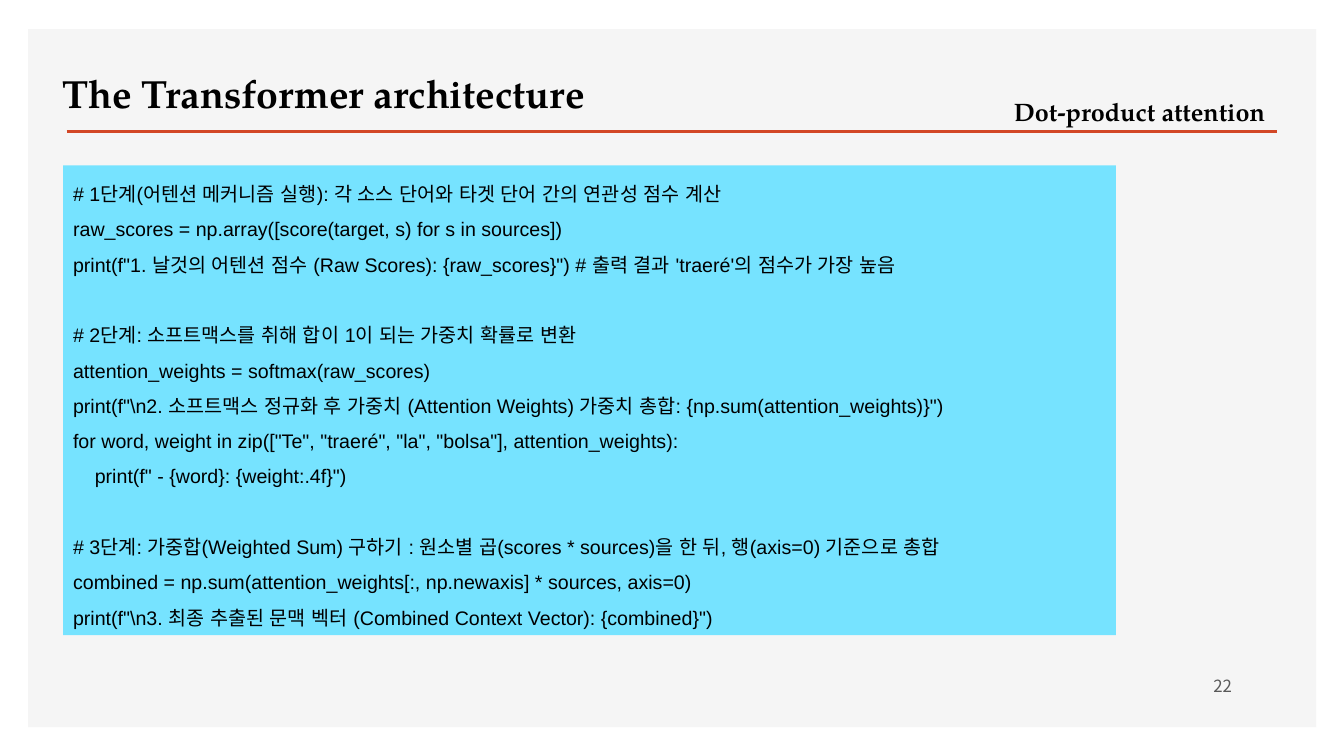
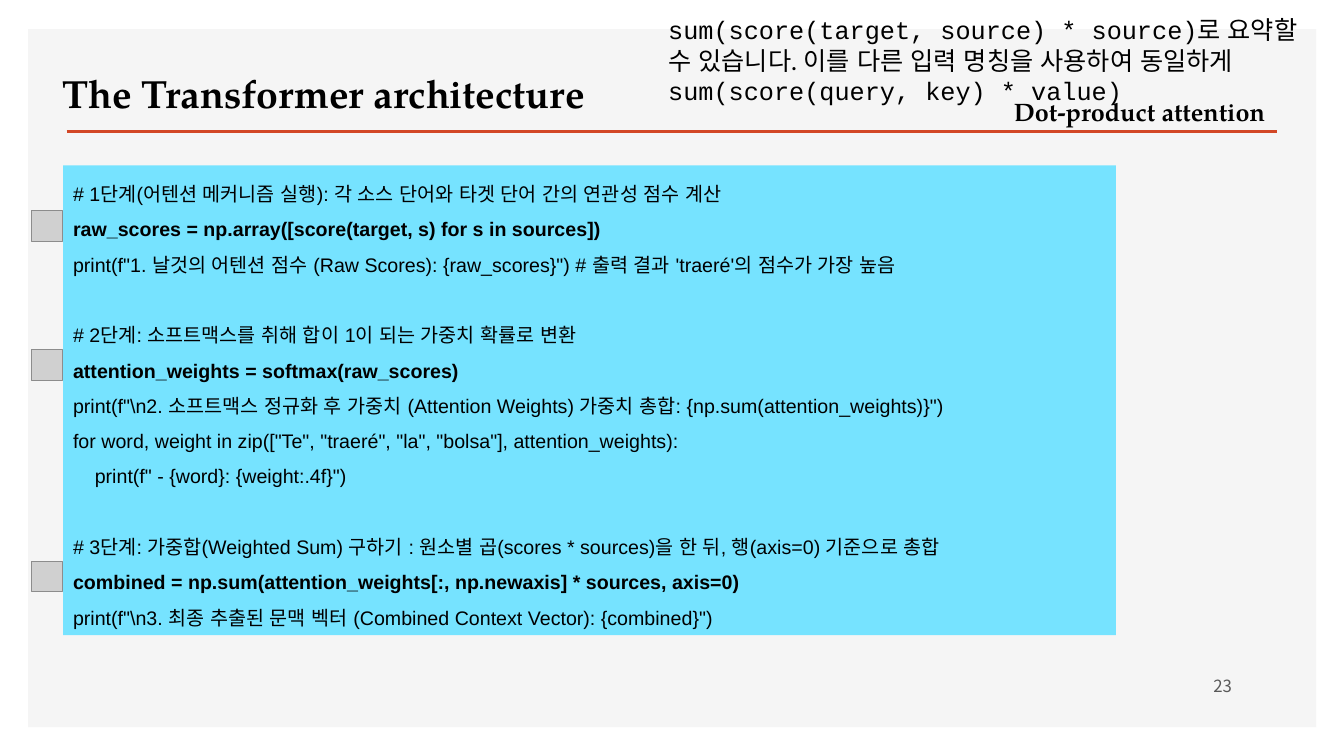
Before and after one commit to ancestor9/2026_Fall_Deep-Learning-with-Python, a slide deck: slide 23 of Chapter 15 Language models and the Transformer.pptx (slide 22 before the commit). Drawn at 1344x756 pixels with LibreOffice and Linux fonts; fonts in the diff are those of the drawing; grey boxes stand for pictures; background and template pictures are left out. Boxes give left, top, right and bottom in pixels: in the first picture for what was removed or moved away, otherwise in the second. Text is boxed around its words. In the diff, an @@ line names an element or a change of style, - is before the commit and + after.

```diff
--- a/Chapter 15 Language models and the Transformer.pptx
+++ b/Chapter 15 Language models and the Transformer.pptx
@@ text added at (x1=668, y1=18, x2=1298, y2=108), 18 pt, text #000000 @@
+sum(score(target, source) * source)로 요약할 수 있습니다. 이를 다른 입력 명칭을 사용하여 동일하게 sum(score(query, key) * value)
@@ picture added at (x1=31, y1=211, x2=62, y2=241) @@
@@ text in rectangle at (x1=73, y1=221, x2=739, y2=593): bold on in "raw_scores = np.array([score(target, s) for s in ...", "attention_weights = softmax(raw_scores)", "combined = np.sum(attention_weights[:, np.newaxis] * sources ..." @@
@@ picture added at (x1=31, y1=350, x2=62, y2=380) @@
@@ picture added at (x1=31, y1=562, x2=62, y2=592) @@
@@ page number at (x1=1213, y1=679, x2=1232, y2=692): text changed @@
-22
+23
```
Also in this commit, not shown: 4 other slides changed, 11 slides added.
